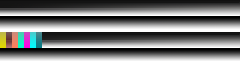
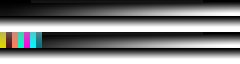
Layered file, before and after one edit (240 x 64). Changes by layer:
painted on "daylight" over [0,0,240,48]
painted on "torchlight" over [0,17,240,61]
